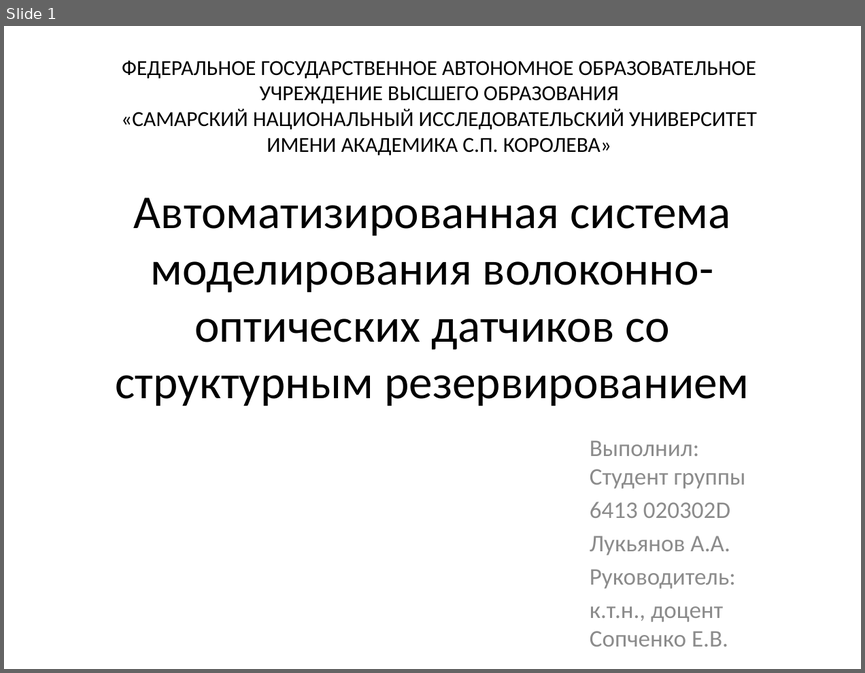
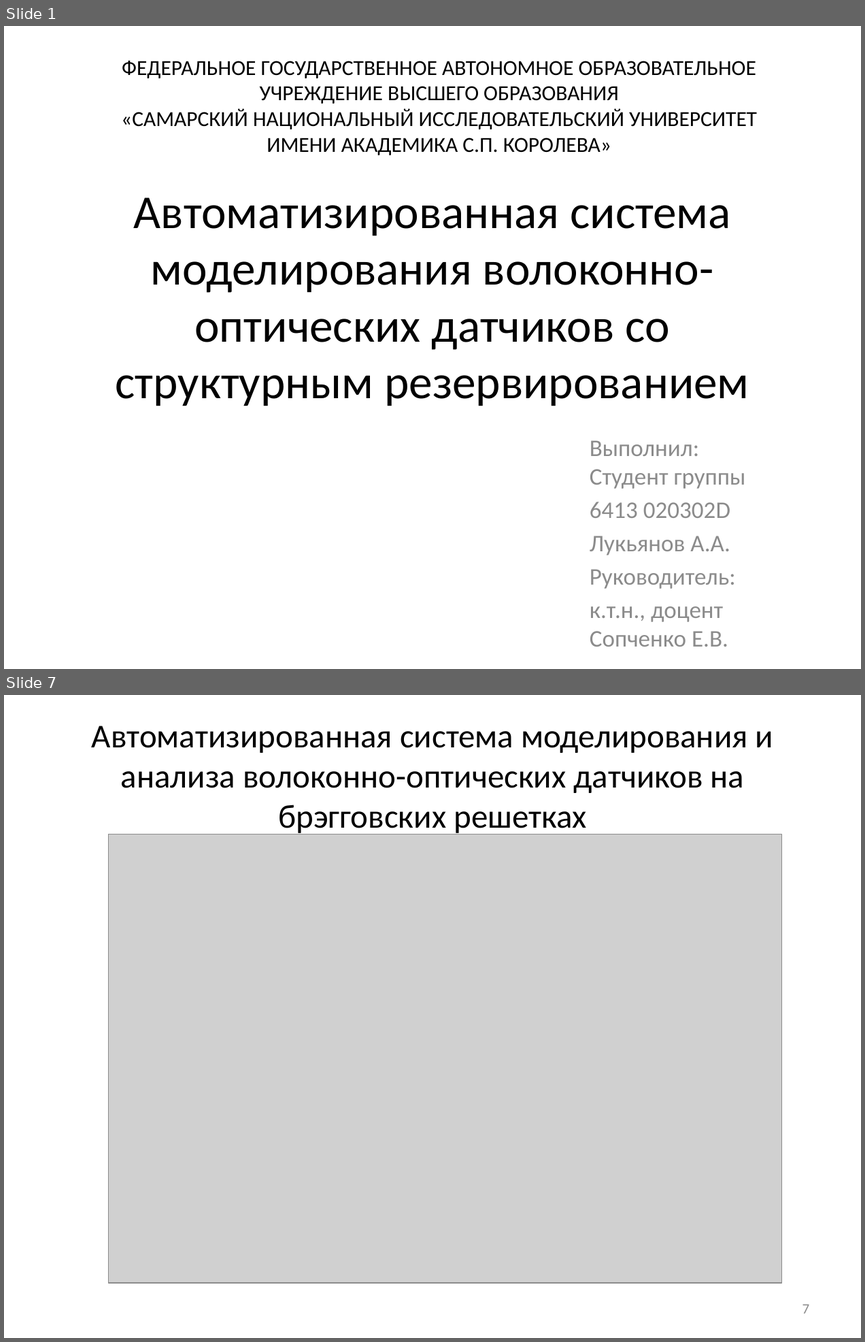
Before and after one commit to Morgan163/diplom, a slide deck: Автоматизированная система моделирования волоконно-оптических датчиков со структурным резервированием.pptx. Shown one above the other, each under a label of ours: slide 1 before the commit, slides 1 and 7 after it; the slides between them are not shown. The pictures are 865x673 and 865x1342 pixels, drawn with LibreOffice and Linux fonts; fonts in the diff are those of the drawing; grey boxes stand for pictures. Boxes give left, top, right and bottom in pixels: in the first picture for what was removed or moved away, otherwise in the second. Text is boxed around its words. In the diff, an @@ line names an element or a change of style, - is before the commit and + after.

```diff
--- a/Автоматизированная система моделирования волоконно-оптических датчиков со структурным резервированием.pptx
+++ b/Автоматизированная система моделирования волоконно-оптических датчиков со структурным резервированием.pptx
@@ slide 7 added at <box>4,695,861,1338</box>, background #FFFFFF @@
@@ title added at <box>92,726,773,835</box>, 28 pt, text #000000 @@
+Автоматизированная система моделирования и анализа волоконно-оптических датчиков на брэгговских решетках
@@ picture added at <box>109,834,781,1283</box> @@
@@ page number added at <box>802,1304,810,1313</box>, 12 pt, text #8C8C8C @@
+7
```
Also in this commit, not shown: 3 slides changed, 3 other slides added, 1 slide removed, 1 other file.
